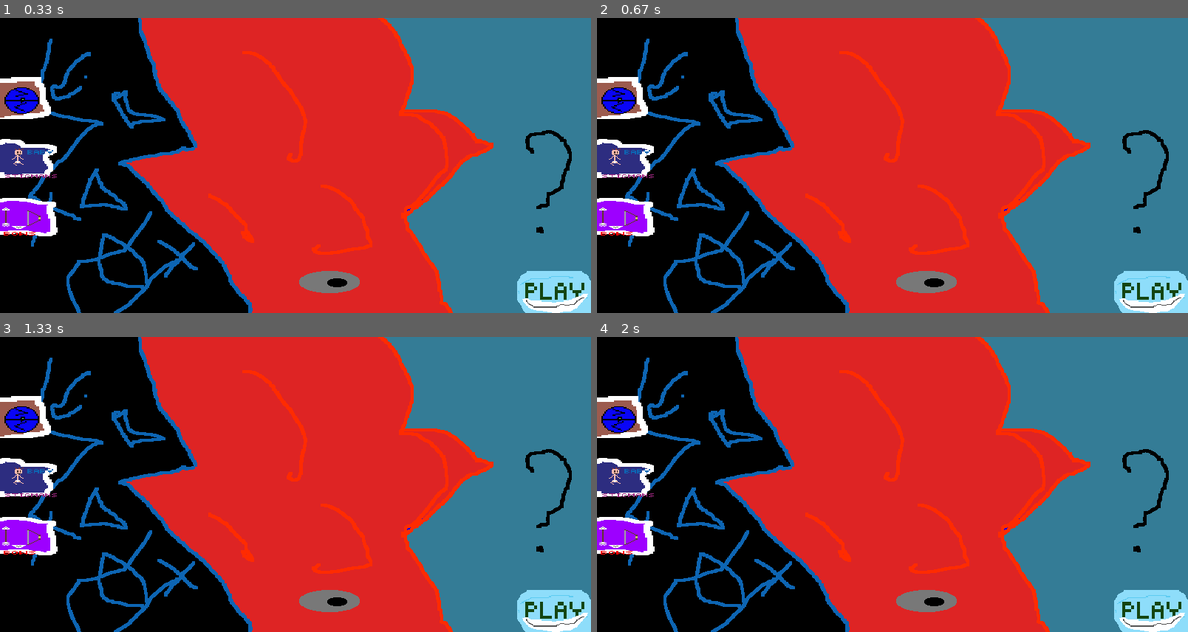
Above: before the commit, frames 1-4 (two rows, left to right).
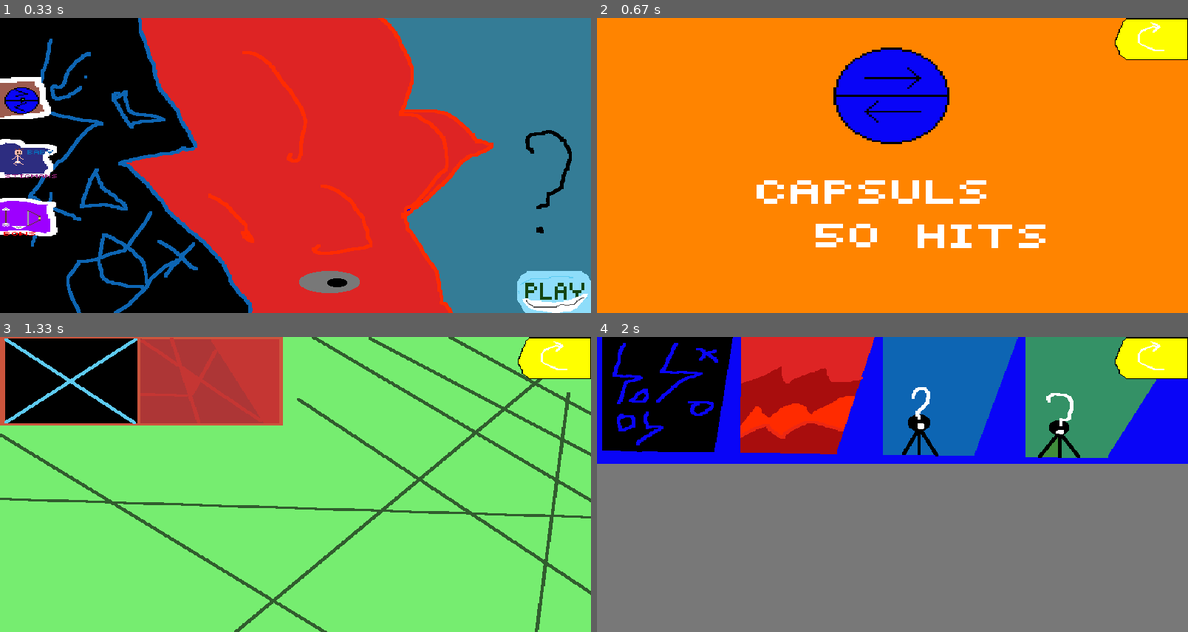
Above: after the commit, the same moments.

Repository: Moderator220/MyPythonPyGame
Game: pygame game, started from main.py
The game is run twice, just before and just after one commit, with the same random seed, the same clock (stepped at 60 frames per second) and the same inputs.
Inputs (mouse positions are in pixels of both pictures, inside the frame that each line leads up to):
- Up to frame 1 (0.33 s): no input
- Up to frame 2 (0.67 s): press the mouse at (626, 97) at 0.37 s; move the mouse to (827, 130) at 0.47 s; release the mouse at (1028, 159) at 0.6 s
- Up to frame 3 (1.33 s): press the mouse at (549, 357) at 0.7 s; move the mouse to (443, 407) at 0.8 s; release the mouse at (336, 460) at 0.93 s; press the mouse at (29, 534) at 1.03 s; move the mouse to (183, 540) at 1.13 s; release the mouse at (342, 546) at 1.27 s
- Up to frame 4 (2 s): press the mouse at (1146, 357) at 1.37 s; move the mouse to (1016, 437) at 1.47 s; release the mouse at (892, 519) at 1.6 s; press the mouse at (626, 475) at 1.7 s; move the mouse to (762, 425) at 1.8 s; release the mouse at (898, 378) at 1.93 s

Frame 1 is identical in both runs. In frame 2, 100% of the frame differs, in the area x 0-100%, y 0-100%; in frame 3, 95%; in frame 4, 91%.

Commit message:
кнопка назад и две кнопки

Diff:
--- a/main.py
+++ b/main.py
@@ -1,5 +1,7 @@
 import pygame
 from pygame import *
+import win32gui
+import win32con
 
 clock = pygame.time.Clock()
 
@@ -9,7 +11,8 @@
 pygame.init()
 
 #Create a displace surface object
-screen = pygame.display.set_mode((800, 400), RESIZABLE)
+screen = pygame.display.set_mode((800, 400), RESIZABLE, )
+win32gui.SetWindowPos(win32gui.GetForegroundWindow(), win32con.HWND_TOPMOST, 0, 0, 0, 0, win32con.SWP_NOSIZE)
 
 aim_hight = 0
 aim_down = True
@@ -78,15 +81,65 @@
         play = pygame.transform.scale(pygame.image.load(path + 'images/buttons/pixil-frame-0 (93).png'), (widght/8, hight/7))
 
         play_rect = play.get_rect(topleft=(widght-widght/8, hight-hight/7))
+        capsuls_rect = capsuls.get_rect(topleft=(0, hight/5))
+        baby_rect = baby.get_rect(topleft=(0, hight/5*2))
+        super_market_rect = super_market.get_rect(topleft=(0, hight/5*3))
 
         screen.blit(bg, (0, 0))
-        screen.blit(capsuls, (0, hight/5))
-        screen.blit(baby, (0, hight/5*2))
-        screen.blit(super_market, (0, hight/5*3))
+        screen.blit(capsuls, capsuls_rect)
+        screen.blit(baby, baby_rect)
+        screen.blit(super_market, super_market_rect)
         screen.blit(play, play_rect)
 
         if play_rect.collidepoint(mouse) and pygame.mouse.get_pressed()[0]:
             status = 'GAME'
+
+        if capsuls_rect.collidepoint(mouse) and pygame.mouse.get_pressed()[0]:
+            status = 'CAPSULS'
+
+        if baby_rect.collidepoint(mouse) and pygame.mouse.get_pressed()[0]:
+            status = 'BABY'
+
+        if super_market_rect.collidepoint(mouse) and pygame.mouse.get_pressed()[0]:
+            status = 'SUPER_MARKET'
+
+    elif status == 'CAPSULS':
+        capsuls = pygame.transform.scale(pygame.image.load(path + 'images/three tabs/cap.png'), (widght/5, hight/3))
+        bg_cap = pygame.transform.scale(pygame.image.load(path + 'images/three tabs/bg_cap.png'), (widght, hight))
+        back = pygame.transform.scale(pygame.image.load(path + 'images/buttons/back.png'), (widght/7, hight/7))
+
+        back_rect = back.get_rect(topleft=(widght-widght/7, 0))
+
+        screen.blit(bg_cap, (0, 0))
+        screen.blit(capsuls, (widght/5*2, hight/10))
+        screen.blit(back, back_rect)
+
+        if back_rect.collidepoint(mouse) and pygame.mouse.get_pressed()[0]:
+            status = 'MAIN_MENU'
+
+    elif status == 'BABY':
+        bg_st = pygame.transform.scale(pygame.image.load(path + 'images/three tabs/bg_st.png'), (widght, hight))
+        back = pygame.transform.scale(pygame.image.load(path + 'images/buttons/back.png'), (widght/7, hight/7))
+
+        back_rect = back.get_rect(topleft=(widght-widght/7, 0))
+
+        screen.blit(bg_st, (0, 0))
+        screen.blit(back, back_rect)
+
+        if back_rect.collidepoint(mouse) and pygame.mouse.get_pressed()[0]:
+            status = 'MAIN_MENU'
+
+    elif status == 'SUPER_MARKET':
+        frg = pygame.transform.scale(pygame.image.load(path + 'images/three tabs/frg.png'), (widght, hight))
+        back = pygame.transform.scale(pygame.image.load(path + 'images/buttons/back.png'), (widght/7, hight/7))
+
+        back_rect = back.get_rect(topleft=(widght-widght/7, 0))
+
+        screen.blit(frg, (0, 0))
+        screen.blit(back, back_rect)
+
+        if back_rect.collidepoint(mouse) and pygame.mouse.get_pressed()[0]:
+            status = 'MAIN_MENU'
 
     for event in pygame.event.get():
         if event.type == pygame.QUIT or keys[pygame.K_ESCAPE]:
Binary file added: images/buttons/back.png
Binary file added: images/three tabs/bg_cap.png
Binary file added: images/three tabs/bg_st.png
Binary file added: images/three tabs/cap.png
Binary file added: images/three tabs/frg.png
